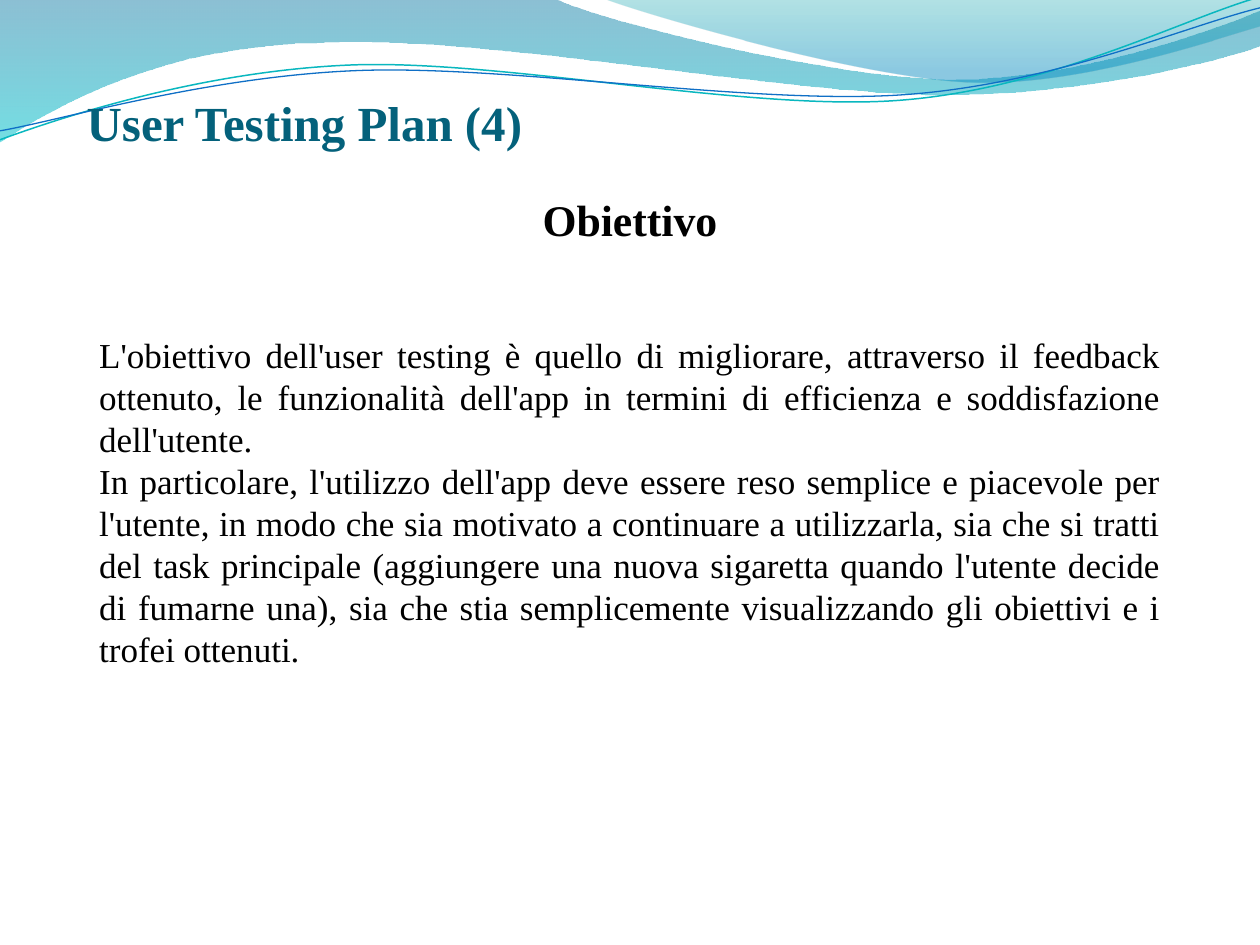
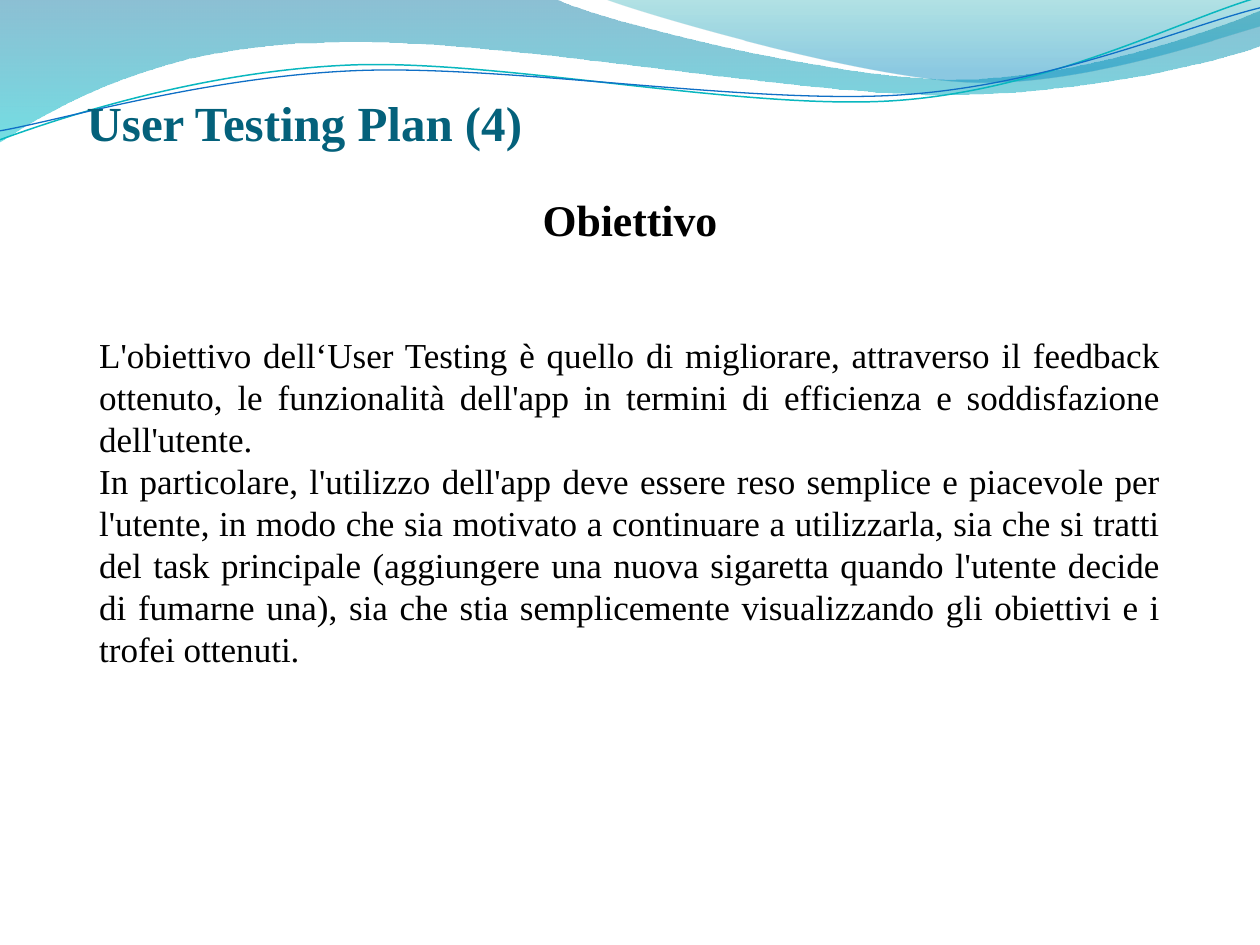
Before and after one commit to giusmastro91/Cognitive-systems, a slide deck: slide 8 of Prova_6/Leone_Mastrosimone_PresentazioneProgetto.pptx. Drawn at 1260x945 pixels with LibreOffice and Linux fonts; fonts in the diff are those of the drawing; background and template pictures are left out. Boxes give left, top, right and bottom in pixels: in the first picture for what was removed or moved away, otherwise in the second. Text is boxed around its words. In the diff, an @@ line names an element or a change of style, - is before the commit and + after.

```diff
--- a/Prova_6/Leone_Mastrosimone_PresentazioneProgetto.pptx
+++ b/Prova_6/Leone_Mastrosimone_PresentazioneProgetto.pptx
@@ text at box(99, 343, 1160, 453): text changed @@
-L'obiettivo dell'user testing è quello di migliorare, attraverso il feedback ottenuto, le funzionalità dell'app in termini di efficienza e soddisfazione dell'utente.
+L'obiettivo dell‘User Testing è quello di migliorare, attraverso il feedback ottenuto, le funzionalità dell'app in termini di efficienza e soddisfazione dell'utente.
```
Also in this commit, not shown: 2 other slides changed, 1 other file.
